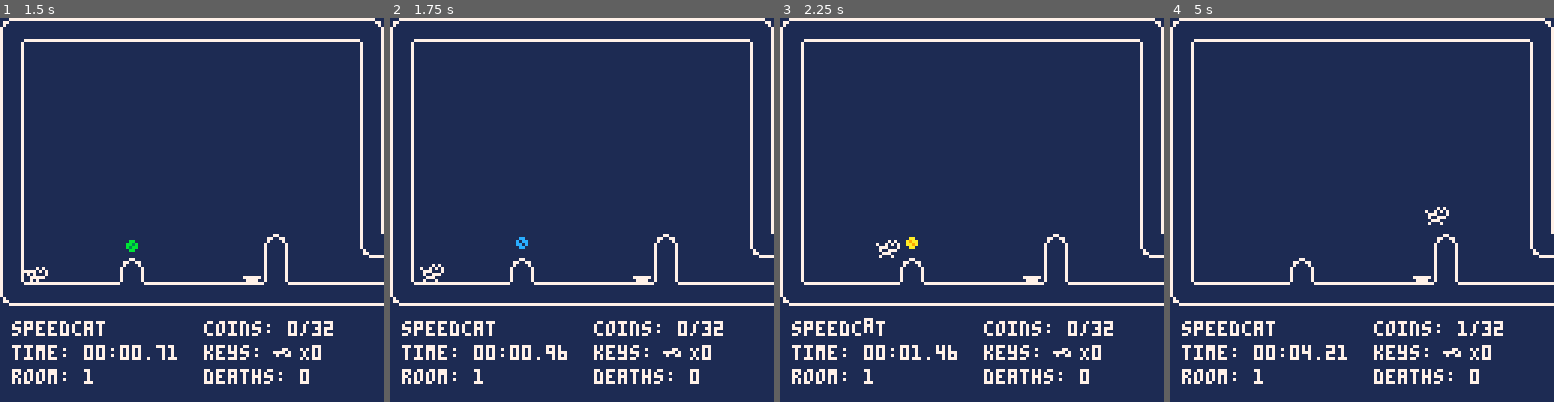
Above: before the commit, frames 1-4 (left to right).
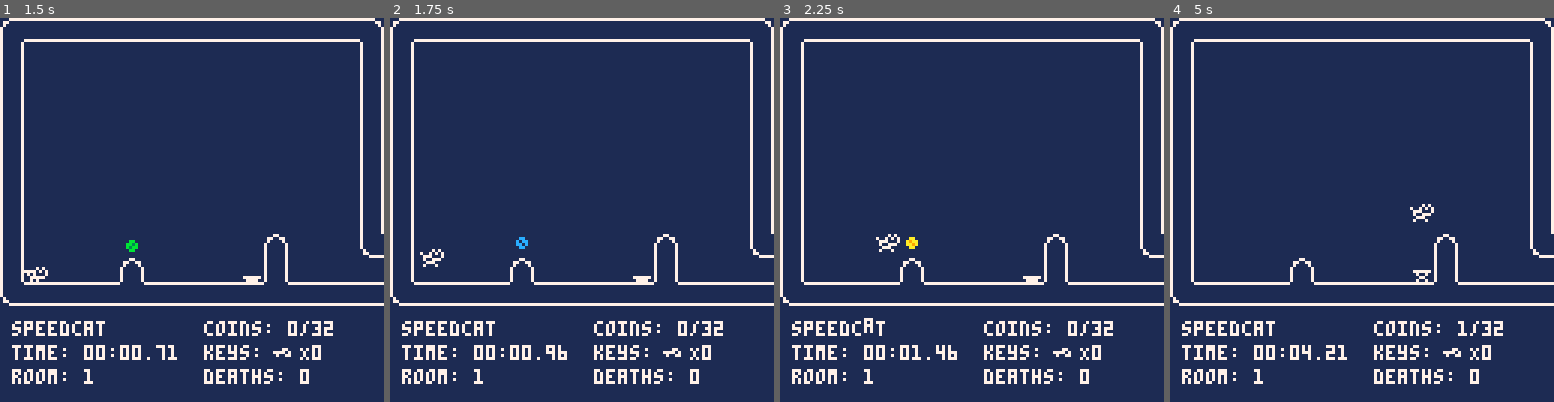
Above: after the commit, the same moments.

Repository: fletchmakes/speedcat
Game: PICO-8 cartridge speedcat.p8
Two runs of this game, one before a commit and one after it. Both use one fixed random seed, a clock stepped at 60 frames per second and the inputs below.
Inputs:
- Up to frame 1 (1.5 s): tap X (X key) at 0.33, 1.07 s; tap O (Z key) at 0.7 s
- Up to frame 2 (1.75 s): hold Right from 1.6 s (still down); tap O (Z key) at 1.7 s
- Up to frame 3 (2.25 s): tap X (X key) at 1.85 s; release Right at 2.1 s; tap O (Z key) at 2.1 s; hold Up from 2.15 s (still down)
- Up to frame 4 (5 s): release Up at 2.42 s; hold Right 2.47-3.03 s; tap O (Z key) every 0.4 s from 2.5 to 4.9 s; tap X (X key) at 2.97, 4.08 s; hold Left 3.08-3.58 s; hold Down 3.63-3.97 s; hold Right 4.02-4.68 s; hold Up from 4.73 s (still down)

Frame 1 is identical in both runs. In frame 2, 0.2% of the frame differs, in the area x 7-15%, y 60-69%; in frame 3, 0.2%; in frame 4, 0.3%, in the area x 62-73%, y 48-69%.

Commit message:
add ability to jump with Z

Diff:
--- a/speedcat.p8
+++ b/speedcat.p8
@@ -32,6 +32,7 @@
 k_left = 0
 k_right = 1
 k_jump = 2
+k_jump_alt = 4
 k_up = 2
 k_down = 3
 k_confirm = 4
@@ -157,7 +158,7 @@
             end
         end
 
-        if (this.on_ground and btnp(k_jump)) then
+        if (this.on_ground and (btnp(k_jump) or btnp(k_jump_alt))) then
             this.dy = this.dy + this.jaccel
             this.on_ground = false
             -- play jump sound
Not shown, changed: .gitignore
